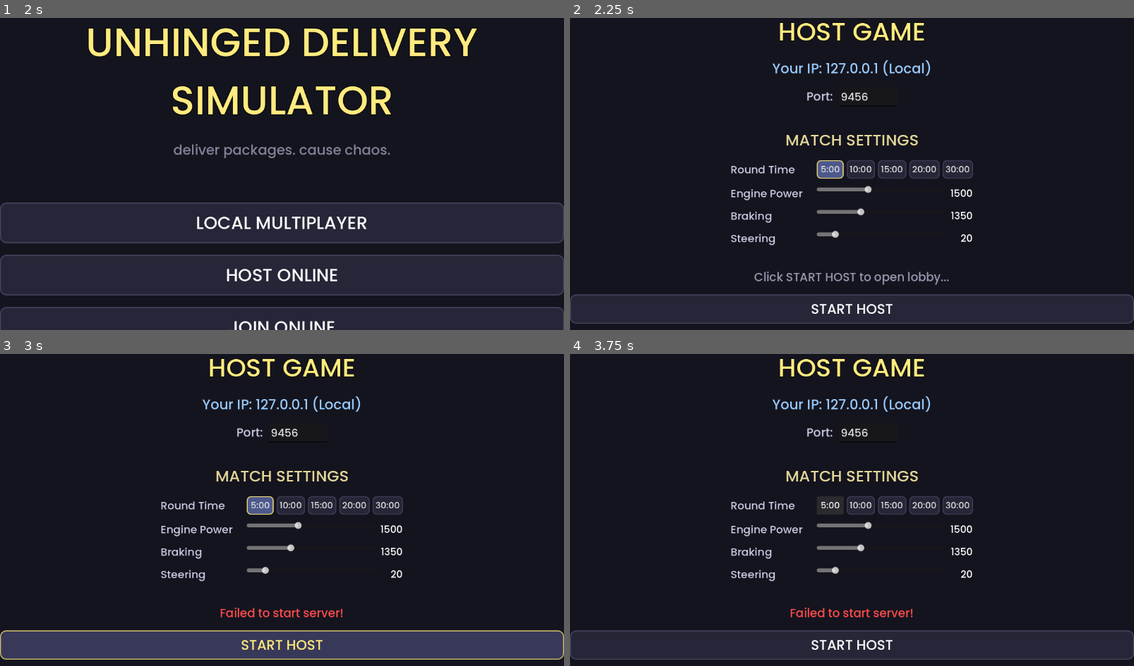
Above: before the commit, frames 1-4 (two rows, left to right).
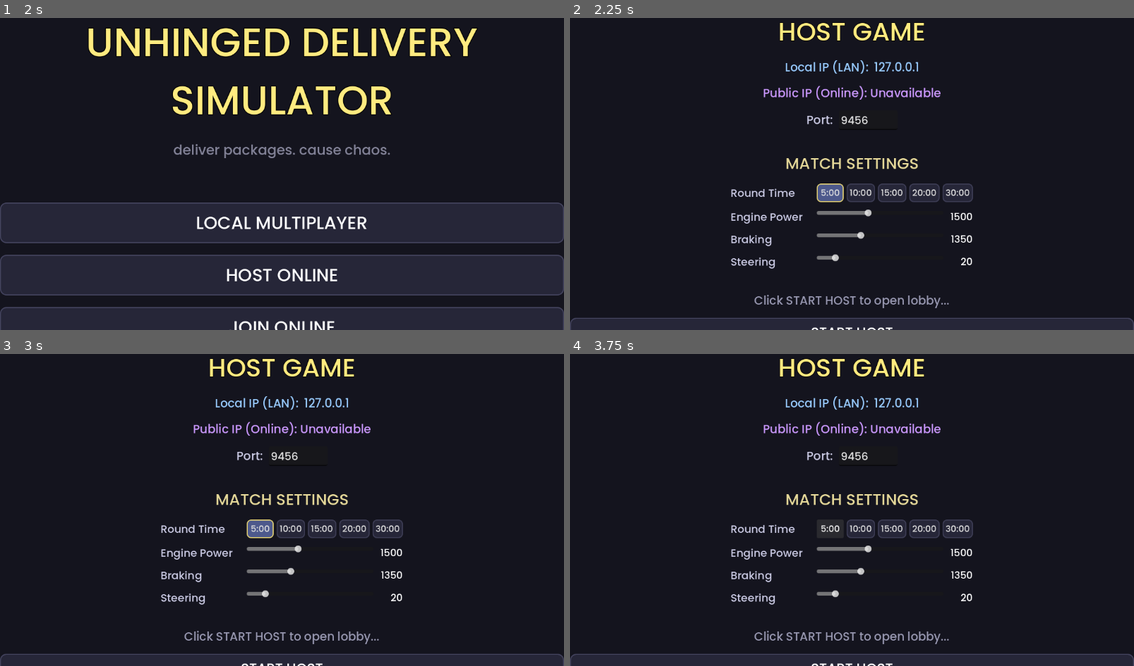
Above: after the commit, the same moments.

Repository: WizardDrake/unhinged-delivery-simulator
Game: Godot game, scene res://scenes/main_menu.tscn
The game is run twice, just before and just after one commit, with the same random seed, the same clock (stepped at 60 frames per second) and the same inputs. Before the commit the project starts from res://main_menu.tscn.
Inputs (mouse positions are in pixels of both pictures, inside the frame that each line leads up to):
- Up to frame 1 (2 s): click "LOCAL MULTIPLAYER" at 0.5 s; click "BACK" at 1.25 s
- Up to frame 2 (2.25 s): click "HOST ONLINE" at 2 s
- Up to frame 3 (3 s): click (282, 644) at 2.75 s, where only the run before the commit has a clickable "START HOST"
- Up to frame 4 (3.75 s): click "5:00" at 3.5 s

Frame 1 is identical in both runs. In frame 2, 16% of the frame differs, in the area x 0-100%, y 13-100%; in frame 3, 18%; in frame 4, 16%.

Commit message:
fixes

Diff:
--- /dev/null
+++ b/assets/house.svg
@@ -0,0 +1,65 @@
+<?xml version="1.0" encoding="UTF-8" standalone="no"?>
+<!-- Created with Inkscape (http://www.inkscape.org/) -->
+
+<svg
+   width="210mm"
+   height="297mm"
+   viewBox="0 0 210 297"
+   version="1.1"
+   id="svg1"
+   xmlns:inkscape="http://www.inkscape.org/namespaces/inkscape"
+   xmlns:sodipodi="http://sodipodi.sourceforge.net/DTD/sodipodi-0.dtd"
+   xmlns="http://www.w3.org/2000/svg"
+   xmlns:svg="http://www.w3.org/2000/svg">
+  <sodipodi:namedview
+     id="namedview1"
+     pagecolor="#505050"
+     bordercolor="#eeeeee"
+     borderopacity="1"
+     inkscape:showpageshadow="0"
+     inkscape:pageopacity="0"
+     inkscape:pagecheckerboard="0"
+     inkscape:deskcolor="#505050"
+     inkscape:document-units="mm">
+    <inkscape:page
+       x="0"
+       y="0"
+       width="210"
+       height="297"
+       id="page2"
+       margin="0"
+       bleed="0" />
+  </sodipodi:namedview>
+  <defs
+     id="defs1" />
+  <g
+     inkscape:label="Layer 1"
+     inkscape:groupmode="layer"
+     id="layer1">
+    <rect
+       style="fill:#000000;stroke:#ffffff;stroke-width:1.065"
+       id="rect1"
+       width="176.86517"
+       height="121.56501"
+       x="17.638844"
+       y="28.126806"
+       ry="4.6004062" />
+    <path
+       style="fill:#000000;stroke:#ffffff;stroke-width:1.065"
+       d="M 17.162119,26.69663 192.12038,144.92456"
+       id="path1"
+       sodipodi:nodetypes="cc" />
+    <path
+       style="fill:#000000;stroke:#ffffff;stroke-width:1.065"
+       d="M 191.64366,26.219903 17.638844,145.40128"
+       id="path2" />
+    <rect
+       style="fill:#999999;stroke:#ffffff;stroke-width:1.065"
+       id="rect2"
+       width="35.277687"
+       height="17.638844"
+       x="150.16855"
+       y="150.16852"
+       ry="4.6004062" />
+  </g>
+</svg>
--- /dev/null
+++ b/assets/post_office.svg
@@ -0,0 +1,63 @@
+<?xml version="1.0" encoding="UTF-8" standalone="no"?>
+<!-- Created with Inkscape (http://www.inkscape.org/) -->
+
+<svg
+   width="210mm"
+   height="297mm"
+   viewBox="0 0 210 297"
+   version="1.1"
+   id="svg1"
+   inkscape:export-filename="house.svg"
+   inkscape:export-xdpi="96"
+   inkscape:export-ydpi="96"
+   xmlns:inkscape="http://www.inkscape.org/namespaces/inkscape"
+   xmlns:sodipodi="http://sodipodi.sourceforge.net/DTD/sodipodi-0.dtd"
+   xmlns="http://www.w3.org/2000/svg"
+   xmlns:svg="http://www.w3.org/2000/svg">
+  <sodipodi:namedview
+     id="namedview1"
+     pagecolor="#505050"
+     bordercolor="#eeeeee"
+     borderopacity="1"
+     inkscape:showpageshadow="0"
+     inkscape:pageopacity="0"
+     inkscape:pagecheckerboard="0"
+     inkscape:deskcolor="#505050"
+     inkscape:document-units="mm">
+    <inkscape:page
+       x="0"
+       y="0"
+       width="210"
+       height="297"
+       id="page2"
+       margin="0"
+       bleed="0" />
+  </sodipodi:namedview>
+  <defs
+     id="defs1" />
+  <g
+     inkscape:label="Layer 1"
+     inkscape:groupmode="layer"
+     id="layer1">
+    <rect
+       style="fill:#000061;fill-opacity:1;stroke:#ffffff;stroke-width:1.02504"
+       id="rect2"
+       width="190.58061"
+       height="100.33987"
+       x="12.04771"
+       y="26.489105"
+       ry="4.3813605" />
+    <text
+       xml:space="preserve"
+       style="font-size:17.2569px;writing-mode:lr-tb;direction:ltr;fill:#000000;fill-opacity:1;stroke:#000000;stroke-width:0.721342;stroke-dasharray:none;stroke-opacity:1"
+       x="31.508806"
+       y="105.9527"
+       id="text2"
+       transform="scale(0.92848011,1.077029)"><tspan
+         sodipodi:role="line"
+         id="tspan2"
+         style="fill:#000000;fill-opacity:1;stroke:#000000;stroke-width:0.721342;stroke-dasharray:none;stroke-opacity:1"
+         x="31.508806"
+         y="105.9527">P O S T   O F F I C E</tspan></text>
+  </g>
+</svg>
--- a/main.tscn
+++ /dev/null
@@ -1,18 +0,0 @@
-[gd_scene format=3 uid="uid://b774kep7xoxeh"]
-
-[ext_resource type="Script" uid="uid://d0mv3u2n5wl0o" path="res://main.gd" id="1_main"]
-[ext_resource type="PackedScene" uid="uid://dcrnr3m41k7pr" path="res://straight_road.tscn" id="2_road"]
-[ext_resource type="PackedScene" uid="uid://b5wj5k5u6c8ve" path="res://4_way_intersection.tscn" id="3_4way"]
-[ext_resource type="PackedScene" uid="uid://g0ilb8y2n7a8" path="res://3_way_intersection.tscn" id="4_3way"]
-[ext_resource type="PackedScene" uid="uid://d15uv8m7w258m" path="res://L_intersection.tscn" id="5_lcorner"]
-[ext_resource type="PackedScene" uid="uid://cdk0mfdcs56d5" path="res://straight_intersection.tscn" id="6_straight"]
-[ext_resource type="PackedScene" uid="uid://b62yrnpdtxpxm" path="res://car.tscn" id="7_car"]
-
-[node name="Main" type="Node2D" unique_id=1504240674]
-script = ExtResource("1_main")
-straight_road_scene = ExtResource("2_road")
-four_way_scene = ExtResource("3_4way")
-three_way_scene = ExtResource("4_3way")
-l_corner_scene = ExtResource("5_lcorner")
-straight_inter_scene = ExtResource("6_straight")
-car_scene = ExtResource("7_car")
--- a/project.godot
+++ b/project.godot
@@ -15,14 +15,14 @@
 [application]
 
 config/name="unhinged-delivery-simulator"
-run/main_scene="res://main_menu.tscn"
+run/main_scene="res://scenes/main_menu.tscn"
 config/features=PackedStringArray("4.7", "Forward Plus")
 config/icon="res://icon.svg"
 
 [autoload]
 
-GameSettings="*res://game_settings.gd"
-NetworkManager="*res://network_manager.gd"
+GameSettings="*res://scripts/game_settings.gd"
+NetworkManager="*res://scripts/network_manager.gd"
 
 [display]
 
--- a/car.tscn
+++ b/scenes/car.tscn
@@ -1,6 +1,6 @@
 [gd_scene format=3 uid="uid://b62yrnpdtxpxm"]
 
-[ext_resource type="Script" uid="uid://p5fojlsjl5yt" path="res://car.gd" id="1_2yx2o"]
+[ext_resource type="Script" uid="uid://p5fojlsjl5yt" path="res://scripts/car.gd" id="1_2yx2o"]
 [ext_resource type="Texture2D" uid="uid://k4x1l3g0oaca" path="res://assets/delivery_truck.svg" id="2_uoj53"]
 
 [sub_resource type="CapsuleShape2D" id="CapsuleShape2D_htcoj"]
--- a/cop_car.tscn
+++ b/scenes/cop_car.tscn
@@ -1,7 +1,7 @@
 [gd_scene format=3 uid="uid://c3q8f5g4h2j1"]
 
 [ext_resource type="Texture2D" uid="uid://b51qj0c4gwaux" path="res://assets/target_truck.svg" id="2_mvk0s"]
-[ext_resource type="Script" uid="uid://cn1rwlissvw2w" path="res://cop_car.gd" id="2_script"]
+[ext_resource type="Script" uid="uid://cn1rwlissvw2w" path="res://scripts/cop_car.gd" id="2_script"]
 
 [sub_resource type="CapsuleShape2D" id="CapsuleShape2D_mvk0s"]
 radius = 132.06
--- a/lobby_menu.tscn
+++ b/scenes/lobby_menu.tscn
@@ -1,6 +1,6 @@
 [gd_scene load_steps=2 format=3]
 
-[ext_resource type="Script" path="res://lobby_menu.gd" id="1"]
+[ext_resource type="Script" path="res://scripts/lobby_menu.gd" id="1"]
 
 [node name="LobbyMenu" type="Control"]
 layout_mode = 3
--- /dev/null
+++ b/scenes/main.tscn
@@ -0,0 +1,18 @@
+[gd_scene format=3 uid="uid://b774kep7xoxeh"]
+
+[ext_resource type="Script" uid="uid://d0mv3u2n5wl0o" path="res://scripts/main.gd" id="1_main"]
+[ext_resource type="PackedScene" uid="uid://dcrnr3m41k7pr" path="res://scenes/straight_road.tscn" id="2_road"]
+[ext_resource type="PackedScene" uid="uid://b5wj5k5u6c8ve" path="res://scenes/4_way_intersection.tscn" id="3_4way"]
+[ext_resource type="PackedScene" uid="uid://g0ilb8y2n7a8" path="res://scenes/3_way_intersection.tscn" id="4_3way"]
+[ext_resource type="PackedScene" uid="uid://d15uv8m7w258m" path="res://scenes/L_intersection.tscn" id="5_lcorner"]
+[ext_resource type="PackedScene" uid="uid://cdk0mfdcs56d5" path="res://scenes/straight_intersection.tscn" id="6_straight"]
+[ext_resource type="PackedScene" uid="uid://b62yrnpdtxpxm" path="res://scenes/car.tscn" id="7_car"]
+
+[node name="Main" type="Node2D" unique_id=1504240674]
+script = ExtResource("1_main")
+straight_road_scene = ExtResource("2_road")
+four_way_scene = ExtResource("3_4way")
+three_way_scene = ExtResource("4_3way")
+l_corner_scene = ExtResource("5_lcorner")
+straight_inter_scene = ExtResource("6_straight")
+car_scene = ExtResource("7_car")
--- a/main_menu.tscn
+++ b/scenes/main_menu.tscn
@@ -1,6 +1,6 @@
 [gd_scene format=3 uid="uid://foi60qmkxl3g"]
 
-[ext_resource type="Script" uid="uid://b2lyrkb75goo" path="res://main_menu.gd" id="1"]
+[ext_resource type="Script" uid="uid://b2lyrkb75goo" path="res://scripts/main_menu.gd" id="1"]
 
 [node name="MainMenu" type="Control" unique_id=1606299226]
 layout_mode = 3
--- a/npc_car.tscn
+++ b/scenes/npc_car.tscn
@@ -1,6 +1,6 @@
 [gd_scene format=3 uid="uid://ccve7oql5h85a"]
 
-[ext_resource type="Script" uid="uid://br2sccxd38rov" path="res://npc_car.gd" id="1_npc"]
+[ext_resource type="Script" uid="uid://br2sccxd38rov" path="res://scripts/npc_car.gd" id="1_npc"]
 [ext_resource type="Texture2D" uid="uid://dwsd2lcem0lgn" path="res://assets/npc_car.png" id="2_tex"]
 
 [sub_resource type="RectangleShape2D" id="RectangleShape2D_npc"]
--- a/settings_menu.tscn
+++ b/scenes/settings_menu.tscn
@@ -1,6 +1,6 @@
 [gd_scene format=3]
 
-[ext_resource type="Script" path="res://settings_menu.gd" id="1"]
+[ext_resource type="Script" path="res://scripts/settings_menu.gd" id="1"]
 
 [node name="SettingsMenu" type="Control"]
 layout_mode = 3
--- a/cop_car.gd
+++ b/scripts/cop_car.gd
@@ -1,4 +1,4 @@
-extends "res://npc_car.gd"
+extends "res://scripts/npc_car.gd"
 
 var target_player : Node2D = null
 
--- a/lobby_menu.gd
+++ b/scripts/lobby_menu.gd
@@ -50,22 +50,26 @@
 	_vbox.add_child(title)
 
 	# IP info
-	var ip_lbl := _label("Your IP: Fetching...", 28, Color(0.6, 0.8, 1.0))
-	ip_lbl.horizontal_alignment = HORIZONTAL_ALIGNMENT_CENTER
-	_vbox.add_child(ip_lbl)
+	var ip_text := _get_local_ip()
+	var local_ip_lbl := _label("Local IP (LAN):  %s" % ip_text, 24, Color(0.6, 0.8, 1.0))
+	local_ip_lbl.horizontal_alignment = HORIZONTAL_ALIGNMENT_CENTER
+	_vbox.add_child(local_ip_lbl)
+
+	var public_ip_lbl := _label("Public IP (Online): Fetching...", 24, Color(0.8, 0.6, 1.0))
+	public_ip_lbl.horizontal_alignment = HORIZONTAL_ALIGNMENT_CENTER
+	_vbox.add_child(public_ip_lbl)
 
 	var http_req = HTTPRequest.new()
 	add_child(http_req)
 	http_req.request_completed.connect(func(result: int, response_code: int, headers: PackedStringArray, body: PackedByteArray):
 		if result == HTTPRequest.RESULT_SUCCESS and response_code == 200:
 			var ip_str = body.get_string_from_utf8().strip_edges()
-			ip_lbl.text = "Your IP: " + ip_str
+			public_ip_lbl.text = "Public IP (Online): " + ip_str
 		else:
-			ip_lbl.text = "Your IP: " + _get_local_ip() + " (Local)"
+			public_ip_lbl.text = "Public IP (Online): Unavailable"
 		http_req.queue_free()
 	)
 	http_req.request("https://api.ipify.org")
-
 	# Port row
 	var port_row := HBoxContainer.new()
 	port_row.alignment = BoxContainer.ALIGNMENT_CENTER
@@ -276,7 +280,7 @@
 
 func _on_game_starting(_settings: Dictionary) -> void:
 	# Client received start signal — transition to game
-	get_tree().change_scene_to_file("res://main.tscn")
+	get_tree().change_scene_to_file("res://scenes/main.tscn")
 
 
 # ══════════════════════════════════════════════════════════════════════════════
@@ -435,7 +439,7 @@
 func _on_back() -> void:
 	NetworkManager.disconnect_game()
 	GameSettings.reset_network()
-	get_tree().change_scene_to_file("res://main_menu.tscn")
+	get_tree().change_scene_to_file("res://scenes/main_menu.tscn")
 
 
 func _exit_tree() -> void:
--- a/main.gd
+++ b/scripts/main.gd
@@ -1,6 +1,6 @@
 extends Node2D
 
-const RoadPathGeneratorScript := preload("res://road_path_generator.gd")
+const RoadPathGeneratorScript := preload("res://scripts/road_path_generator.gd")
 
 # ── Scenes & textures ──────────────────────────────────────────────────────────
 @export var straight_road_scene : PackedScene
@@ -10,7 +10,7 @@
 @export var straight_inter_scene: PackedScene  # straight-through (base = north + south)
 @export var car_scene           : PackedScene
 
-const HOUSE_TEXTURE_PATH := "res://assets/house.png"
+const HOUSE_TEXTURE_PATH := "res://assets/house.svg"
 const BOX_TEXTURE_PATH   := "res://assets/box.png"
 
 # ── Grid config ────────────────────────────────────────────────────────────────
@@ -27,7 +27,7 @@
 @export var map_seed : int = 0
 
 # ── Geometry (measured from sprites at startup) ───────────────────────────────
-const HOUSE_SCALE    := 12.0  # visual scale for house sprite
+const HOUSE_SCALE    := 0.25  # visual scale for house sprite
 const CURB_OFFSET    := 500.0 # extra gap from road edge → house centre
 
 # Filled in by _measure_scenes().
@@ -87,7 +87,7 @@
 var _h_segs : Array
 var _v_segs : Array
 
-var npc_car_scene = preload("res://npc_car.tscn")
+var npc_car_scene = preload("res://scenes/npc_car.tscn")
 var _npcs : Array[Node2D] = []
 var _traffic_paths : Array = []
 
@@ -420,7 +420,7 @@
 	_ui_center_labels[player_idx] = center_lbl
 
 	# ── Target Indicators ────────────────────────────────────────────────────
-	var indicator_script := load("res://target_indicators.gd") as Script
+	var indicator_script := load("res://scripts/target_indicators.gd") as Script
 	if indicator_script != null:
 		var indicator := Control.new()
 		indicator.set_script(indicator_script)
@@ -816,7 +816,7 @@
 		if GameSettings.is_online:
 			NetworkManager.disconnect_game()
 			GameSettings.reset_network()
-		get_tree().change_scene_to_file("res://main_menu.tscn")
+		get_tree().change_scene_to_file("res://scenes/main_menu.tscn")
 	)
 	vbox.add_child(btn)
 
@@ -1377,7 +1377,7 @@
 		_post_office = _houses[po_idx]
 		_houses.remove_at(po_idx)
 
-		var po_tex = load("res://assets/post_office.png")
+		var po_tex = load("res://assets/post_office.svg")
 		if po_tex != null:
 			_post_office.texture = po_tex
 		_post_office.modulate = Color.WHITE
@@ -1526,7 +1526,7 @@
 
 
 func _spawn_one_cop() -> void:
-	var cop_scene = load("res://cop_car.tscn")
+	var cop_scene = load("res://scenes/cop_car.tscn")
 	if cop_scene == null or _traffic_paths.is_empty():
 		return
 	var cop = cop_scene.instantiate() as Node2D
--- a/main_menu.gd
+++ b/scripts/main_menu.gd
@@ -122,18 +122,18 @@
 
 func _on_local_multiplayer() -> void:
 	GameSettings.reset_network()
-	get_tree().change_scene_to_file("res://settings_menu.tscn")
+	get_tree().change_scene_to_file("res://scenes/settings_menu.tscn")
 
 
 func _on_host_online() -> void:
-	var lobby: Node = load("res://lobby_menu.tscn").instantiate()
+	var lobby: Node = load("res://scenes/lobby_menu.tscn").instantiate()
 	lobby.mode = "host"
 	get_tree().root.add_child(lobby)
 	queue_free()
 
 
 func _on_join_online() -> void:
-	var lobby: Node = load("res://lobby_menu.tscn").instantiate()
+	var lobby: Node = load("res://scenes/lobby_menu.tscn").instantiate()
 	lobby.mode = "join"
 	get_tree().root.add_child(lobby)
 	queue_free()
--- a/network_manager.gd
+++ b/scripts/network_manager.gd
@@ -124,7 +124,7 @@
 	GameSettings.player_count = peer_to_player_idx.size()
 
 	# Transition
-	get_tree().change_scene_to_file("res://main.tscn")
+	get_tree().change_scene_to_file("res://scenes/main.tscn")
 
 
 # ── Callbacks ─────────────────────────────────────────────────────────────────
--- a/road_path_generator.gd
+++ b/scripts/road_path_generator.gd
@@ -4,7 +4,7 @@
 
 
 static func generate_paths(map: Node2D, rng: RandomNumberGenerator, count: int) -> Array:
-	var gen: RefCounted = load("res://road_path_generator.gd").new()
+	var gen: RefCounted = load("res://scripts/road_path_generator.gd").new()
 	return gen._generate(map, rng, count)
 
 
--- a/settings_menu.gd
+++ b/scripts/settings_menu.gd
@@ -201,8 +201,8 @@
 
 
 func _on_start() -> void:
-	get_tree().change_scene_to_file("res://main.tscn")
+	get_tree().change_scene_to_file("res://scenes/main.tscn")
 
 
 func _on_back() -> void:
-	get_tree().change_scene_to_file("res://main_menu.tscn")
+	get_tree().change_scene_to_file("res://scenes/main_menu.tscn")
Not shown, changed: assets/house.svg.import
Binary file removed: assets/oil_spill_1.png
Binary file removed: assets/oil_spill_2.png
Not shown, removed: assets/oil_spill_2.png.import
Binary file removed: assets/oil_spill_3.png
Not shown, changed: assets/post_office.svg.import
Renamed: 3_way_intersection.tscn -> scenes/3_way_intersection.tscn
Renamed: 4_way_intersection.tscn -> scenes/4_way_intersection.tscn
Renamed: L_intersection.tscn -> scenes/L_intersection.tscn
Renamed: straight_intersection.tscn -> scenes/straight_intersection.tscn
Renamed: straight_road.tscn -> scenes/straight_road.tscn
Renamed: straight_road_bottom_cap.tscn -> scenes/straight_road_bottom_cap.tscn
(and 17 more such lines)
